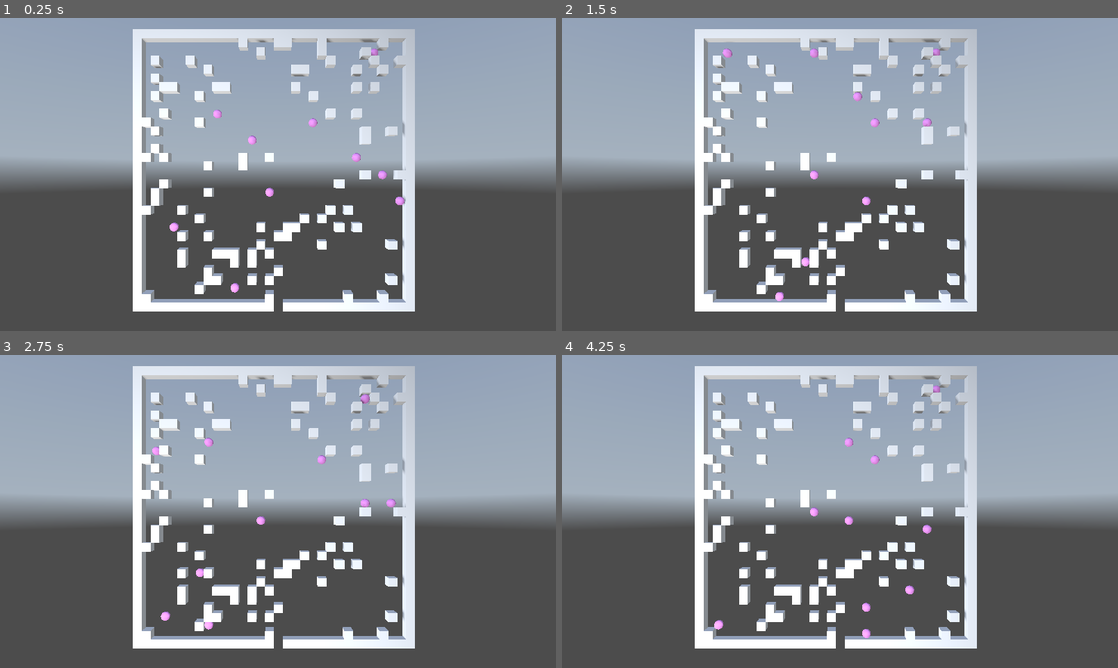
Above: before the commit, frames 1-4 (two rows, left to right).
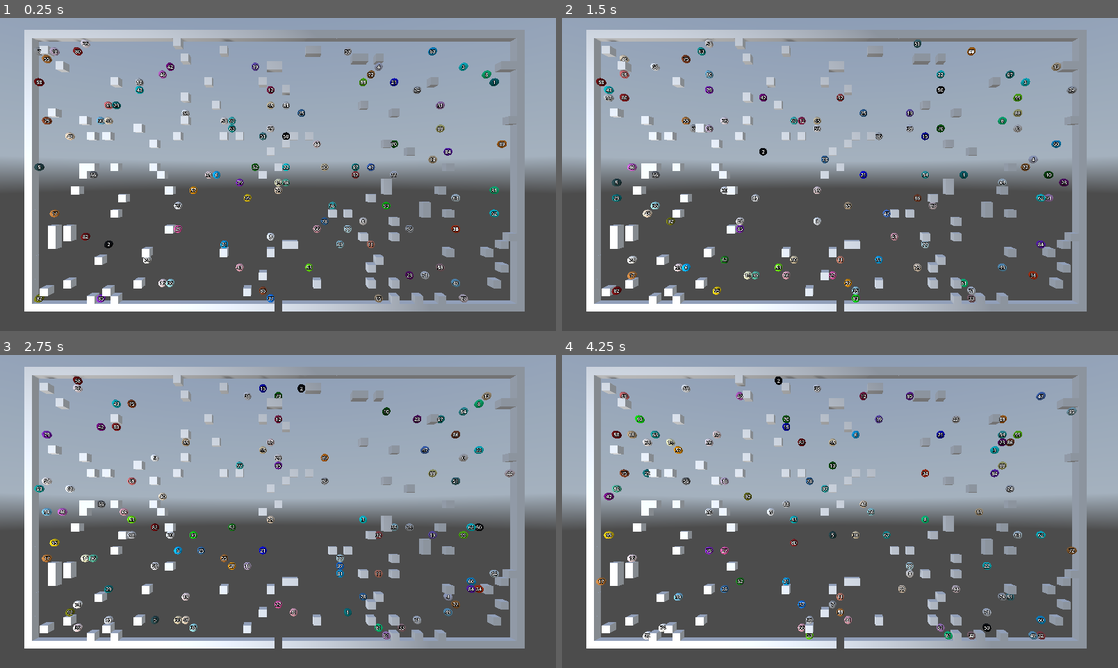
Above: after the commit, the same moments.

Repository: kasworld/gd4snakebyte3d
Game: Godot game, scene res://main.tscn
The game is run twice, just before and just after one commit, with the same random seed, the same clock (stepped at 60 frames per second) and the same inputs. A sky picture missing from this copy of the repository is replaced by a grey-blue gradient.
Inputs (mouse positions are in pixels of both pictures, inside the frame that each line leads up to):
- Up to frame 1 (0.25 s): no input
- Up to frame 2 (1.5 s): tap Enter at 0.5 s; move the mouse to (962, 158) at 0.52 s; click (962, 158) at 0.67 s; move the mouse to (728, 190) at 1.27 s; click (728, 190) at 1.42 s
- Up to frame 3 (2.75 s): move the mouse to (333, 442) at 2.02 s; click (333, 442) at 2.17 s
- Up to frame 4 (4.25 s): move the mouse to (812, 574) at 2.77 s; click (812, 574) at 2.92 s; move the mouse to (1006, 558) at 3.52 s; click (1006, 558) at 3.67 s

The runs differ from the first frame. In frame 1, 26% of the frame differs, in the area x 4-95%, y 3-94%; in frame 2, 26%; in frame 3, 26%; in frame 4, 26%.

Commit message:
plum number

Diff:
--- a/global/settings.gd
+++ b/global/settings.gd
@@ -1,7 +1,7 @@
 extends Node
 
-const FieldWidth :int = 32
-const FieldHeight :int = 32
+const FieldWidth :int = 64
+const FieldHeight :int = 36
 const FieldSize := Vector2i(FieldWidth,FieldHeight)
 
 func vector2i_to_vector3(from :Vector2i) -> Vector3:
--- a/main.gd
+++ b/main.gd
@@ -4,9 +4,9 @@
 	var vp_size = get_viewport().get_visible_rect().size
 	var centerx = Settings.FieldWidth as float /2
 	var centery = Settings.FieldHeight as float /2
-	$Camera3D.position = Vector3(centerx, centery, Settings.FieldWidth)
+	$Camera3D.position = Vector3(centerx, centery, Settings.FieldHeight)
 	$Camera3D.look_at(Vector3(centerx, centery, 0))
-	$OmniLight3D.position = Vector3(0, 0, Settings.FieldWidth)
+	$OmniLight3D.position = Vector3(0, 0, Settings.FieldHeight)
 
 var key2fn = {
 	KEY_ESCAPE:_on_button_esc_pressed,
--- a/plum.gd
+++ b/plum.gd
@@ -11,9 +11,11 @@
 
 func init(f :PlacedThings, p2d :Vector2i, d :Dir8Lib.Dir, n :int) -> Plum:
 	number = n
+	$"번호".text = "%d" % number
 	field = f
 	pos2d = p2d
 	move_dir = d
+	$"모양".mesh.material.albedo_color = NamedColorList.color_list.pick_random()[0]
 	return self
 
 func get_pos3d() -> Vector3:
--- a/plum.tscn
+++ b/plum.tscn
@@ -3,9 +3,11 @@
 [ext_resource type="Script" uid="uid://jhaourn2k7qe" path="res://plum.gd" id="1_3dh1o"]
 
 [sub_resource type="StandardMaterial3D" id="StandardMaterial3D_3dh1o"]
+resource_local_to_scene = true
 albedo_color = Color(1, 0.643137, 1, 1)
 
 [sub_resource type="SphereMesh" id="SphereMesh_3dh1o"]
+resource_local_to_scene = true
 material = SubResource("StandardMaterial3D_3dh1o")
 
 [node name="Plum" type="Node3D"]
@@ -13,3 +15,7 @@
 
 [node name="모양" type="MeshInstance3D" parent="."]
 mesh = SubResource("SphereMesh_3dh1o")
+
+[node name="번호" type="Label3D" parent="."]
+pixel_size = 0.02
+no_depth_test = true
--- a/project.godot
+++ b/project.godot
@@ -26,4 +26,3 @@
 window/size/viewport_width=1920
 window/size/viewport_height=1080
 window/stretch/mode="viewport"
-window/stretch/aspect="ignore"
--- a/stage.gd
+++ b/stage.gd
@@ -13,7 +13,7 @@
 	field.set_at( Vector2i(Settings.FieldWidth/2, Settings.FieldHeight-1), Things.Start)
 	#field.set_at( Vector2i(Settings.FieldWidth/2, 0), Things.Goal)
 	$Walls.field2wall(field)
-	for i in 10:
+	for i in 100:
 		var pl = plum_scene.instantiate().init(field, rand2dpos() , Dir8Lib.DiagonalList.pick_random(), i)
 		add_child(pl)
 		plum_list.append(pl)
